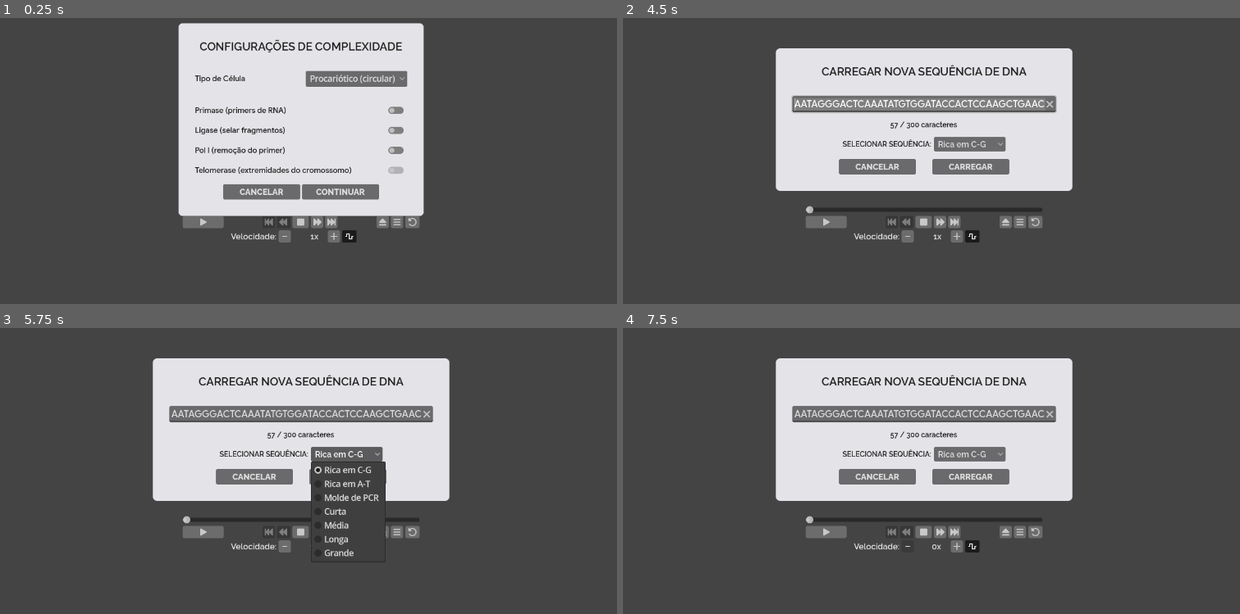
Above: before the commit, frames 1-4 (two rows, left to right).
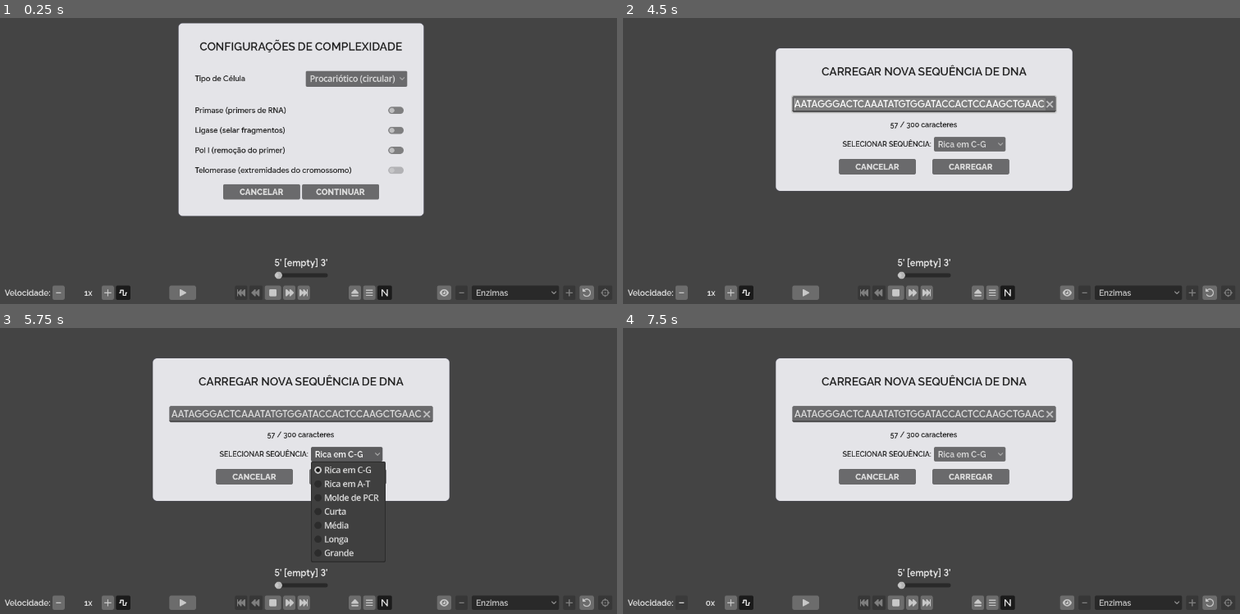
Above: after the commit, the same moments.

Repository: ideatomik/mol-sim
Game: Godot game, scene res://scenes/simulation.tscn
The game is run twice, just before and just after one commit, with the same random seed, the same clock (stepped at 60 frames per second) and the same inputs.
Inputs (mouse positions are in pixels of both pictures, inside the frame that each line leads up to):
- Up to frame 1 (0.25 s): no input
- Up to frame 2 (4.5 s): click "Procariótico (circular)" at 0.5 s; click (1017, 109) at 1.25 s; click "Eucariótico (linear)" at 2 s; click (1017, 129) at 2.75 s; click (1017, 149) at 3.5 s; click "CONTINUAR" at 4.25 s
- Up to frame 3 (5.75 s): click "Rica em C-G" at 5 s
- Up to frame 4 (7.5 s): click "CARREGAR" at 5.75 s; click "▶" at 6.5 s; click "-" at 7.25 s

The runs differ from the first frame. In frame 1, 3.6% of the frame differs, in the area x 0-99%, y 69-99%; in frame 2, 4.0%, in the area x 0-99%, y 65-99%; in frame 3, 3.5%; in frame 4, 3.9%.

Commit message:
v77 done I think

Diff:
--- a/scenes/simulation.tscn
+++ b/scenes/simulation.tscn
@@ -27,7 +27,6 @@
 unique_name_in_owner = true
 position = Vector2(640, 360)
 script = ExtResource("2_1hwtu")
-vertical_mode = true
 
 [node name="CanvasLayer" type="CanvasLayer" parent="." unique_id=114831926]
 layer = -10
Not shown, changed: export_presets.cfg
Not shown, added: docs/PIPE_ComparableProjects.md
Not shown, changed: docs/TODO.md
Not shown, changed: docs/Zymosim_Plano_de_Projeto.md
Not shown, added: docs/proposta/FinancingModels.md
Not shown, added: docs/proposta/PIPE_ProstaSimplificada_Draft.md
Not shown, added: docs/proposta/RepoSplitDesign.md
